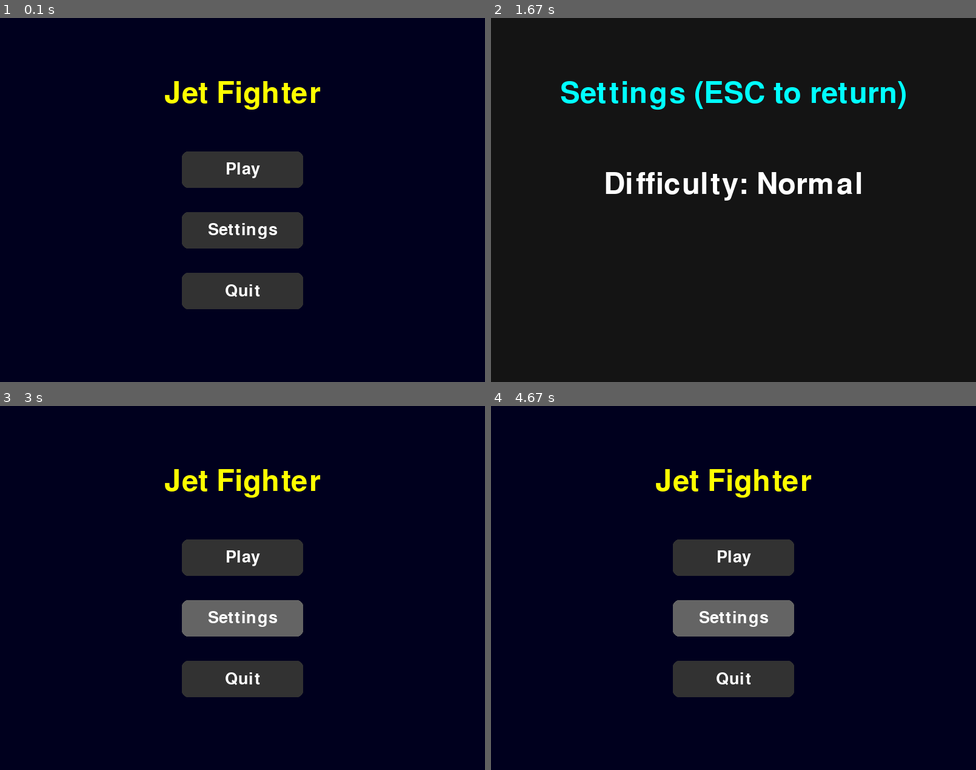
Above: before the commit, frames 1-4 (two rows, left to right).
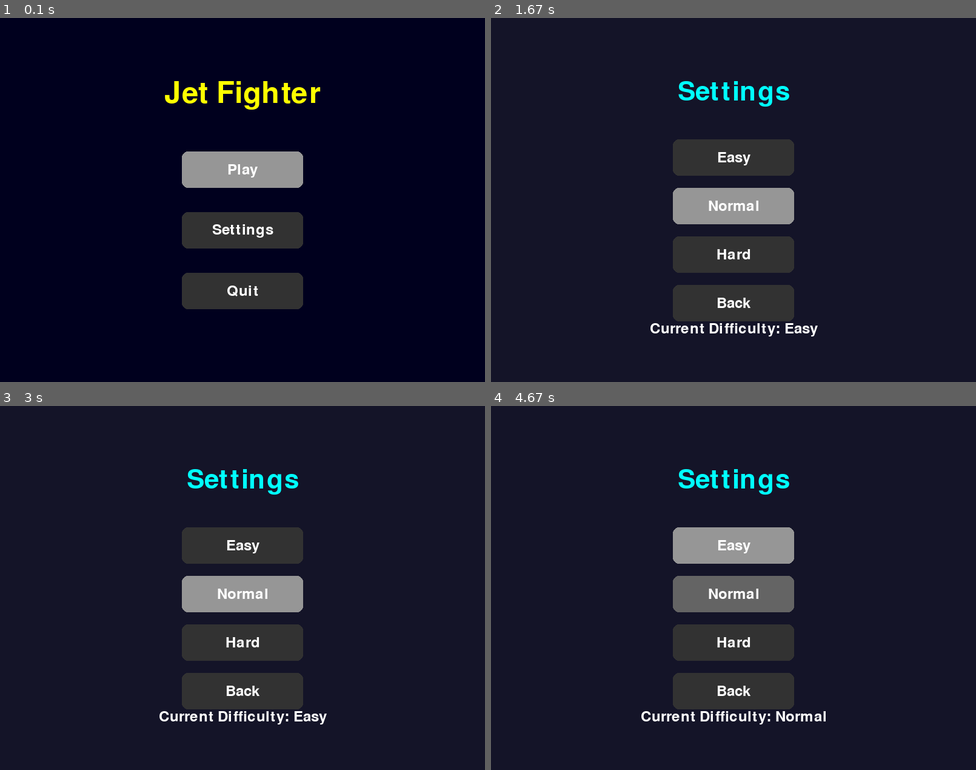
Above: after the commit, the same moments.

Repository: ztrahmet/pygame-jetfighter
Game: pygame game, started from src/main.py
Same seed, same stepped clock (60 frames per second), same inputs: the game is played once before the commit and once after it.
Inputs (mouse positions are in pixels of both pictures, inside the frame that each line leads up to):
- Up to frame 1 (0.1 s): no input
- Up to frame 2 (1.67 s): hold Up 0.33-0.8 s; click (714, 214) at 0.88 s; tap Enter at 1.17 s; hold Down from 1.5 s (still down)
- Up to frame 3 (3 s): release Down at 1.8 s; hold Esc 1.83-2.2 s; hold Up 1.83-2.2 s; hold Up 2.23-2.6 s; tap Enter at 2.63 s; hold Down from 2.97 s (still down)
- Up to frame 4 (4.67 s): release Down at 3.33 s; tap Enter at 3.37 s; hold Up 3.7-4 s; hold Down 4.03-4.33 s; hold Up from 4.37 s (still down)

The runs differ from the first frame. In frame 1, 2.8% of the frame differs, in the area x 37-63%, y 36-77%; in frame 2, 14%, in the area x 14-86%, y 17-88%; in frame 3, 11%; in frame 4, 12%.

Commit message:
Refactor UI buttons to use shared Button class with keyboard navigation
- Created `Button` and `ButtonGroup` in `button.py` to handle mouse clicks and keyboard navigation (Up/Down + Enter) across all menus.
- Updated `game.py` main menu to use `ButtonGroup`, enabling arrow key navigation and Enter activation.
- Updated `settings.py` to use `ButtonGroup` for difficulty selection and Back button, with full keyboard support.
- Updated `gameover.py` to use `ButtonGroup` for Main Menu button, preserving 10% overlay and table of top scores.
- Centralized button logic to reduce duplication and improve maintainability across game menus.

Diff:
--- /dev/null
+++ b/src/button.py
@@ -0,0 +1,77 @@
+"""
+button.py
+
+Reusable button class with keyboard and mouse support.
+"""
+
+import pygame
+
+class Button:
+    """Interactive button for Pygame with mouse and keyboard support."""
+
+    def __init__(self, text, x, y, width, height, callback,
+                 font_size=36,
+                 color_idle=(50, 50, 50),
+                 color_hover=(100, 100, 100),
+                 color_selected=(150, 150, 150),
+                 text_color=(255, 255, 255)):
+        self.text = text
+        self.rect = pygame.Rect(x, y, width, height)
+        self.callback = callback
+        self.color_idle = color_idle
+        self.color_hover = color_hover
+        self.color_selected = color_selected
+        self.text_color = text_color
+        self.font = pygame.font.SysFont(None, font_size)
+        self.selected = False
+
+    def draw(self, surface):
+        mouse_pos = pygame.mouse.get_pos()
+        if self.selected:
+            color = self.color_selected
+        elif self.rect.collidepoint(mouse_pos):
+            color = self.color_hover
+        else:
+            color = self.color_idle
+
+        pygame.draw.rect(surface, color, self.rect, border_radius=10)
+        text_surf = self.font.render(self.text, True, self.text_color)
+        surface.blit(
+            text_surf,
+            (self.rect.centerx - text_surf.get_width() // 2,
+             self.rect.centery - text_surf.get_height() // 2)
+        )
+
+    def handle_mouse_event(self, event):
+        if event.type == pygame.MOUSEBUTTONDOWN and event.button == 1:
+            if self.rect.collidepoint(event.pos):
+                self.callback()
+
+class ButtonGroup:
+    """Manages a group of buttons with keyboard and mouse navigation."""
+
+    def __init__(self, buttons):
+        self.buttons = buttons
+        self.selected_index = 0
+        if buttons:
+            self.buttons[0].selected = True
+
+    def handle_event(self, event):
+        for btn in self.buttons:
+            btn.handle_mouse_event(event)
+
+        if event.type == pygame.KEYDOWN:
+            self.buttons[self.selected_index].selected = False
+
+            if event.key == pygame.K_DOWN:
+                self.selected_index = (self.selected_index + 1) % len(self.buttons)
+            elif event.key == pygame.K_UP:
+                self.selected_index = (self.selected_index - 1) % len(self.buttons)
+            elif event.key == pygame.K_RETURN:
+                self.buttons[self.selected_index].callback()
+
+            self.buttons[self.selected_index].selected = True
+
+    def draw(self, surface):
+        for btn in self.buttons:
+            btn.draw(surface)
--- a/src/game.py
+++ b/src/game.py
@@ -1,80 +1,42 @@
 """
 game.py
 
-Main game menu with clickable buttons for navigation.
+Main menu with buttons for Play, Settings, Quit.
 """
 
 import pygame
+from src.button import Button, ButtonGroup
 from src.play import Play
 from src.settings import Screen
-
-
-class Button:
-    """Reusable button widget."""
-
-    def __init__(self, text, x, y, width, height, callback,
-                 font_size=40,
-                 color_idle=(50, 50, 50),
-                 color_hover=(100, 100, 100),
-                 text_color=(255, 255, 255)):
-
-        self.text = text
-        self.rect = pygame.Rect(x, y, width, height)
-        self.callback = callback
-        self.color_idle = color_idle
-        self.color_hover = color_hover
-        self.text_color = text_color
-        self.font = pygame.font.SysFont(None, font_size)
-
-    def draw(self, surface):
-        mouse_pos = pygame.mouse.get_pos()
-        color = self.color_hover if self.rect.collidepoint(mouse_pos) else self.color_idle
-        pygame.draw.rect(surface, color, self.rect, border_radius=10)
-
-        text_surf = self.font.render(self.text, True, self.text_color)
-        surface.blit(
-            text_surf,
-            (self.rect.centerx - text_surf.get_width() // 2,
-             self.rect.centery - text_surf.get_height() // 2)
-        )
-
-    def handle_event(self, event):
-        if event.type == pygame.MOUSEBUTTONDOWN and event.button == 1:  # Left click
-            if self.rect.collidepoint(event.pos):
-                self.callback()
-
+from src.settings import SettingsGUI
 
 class Game:
-    """Main game class to handle menu and navigation."""
+    """Main game class handling menu and navigation."""
 
-    def __init__(self) -> None:
+    def __init__(self):
         pygame.init()
         self.running = True
-        self.state = "menu"  # "menu", "play", "settings"
+        self.state = "menu"
 
-        # Setup screen
         self.screen = pygame.display.set_mode((Screen.WIDTH, Screen.HEIGHT))
         pygame.display.set_caption("Jet Fighter")
         self.clock = pygame.time.Clock()
 
-        # Fonts
         self.title_font = pygame.font.SysFont(None, 72)
 
         # Buttons
-        self.buttons = []
         self.create_menu_buttons()
 
     def create_menu_buttons(self):
-        """Create menu buttons with actions."""
         center_x = Screen.WIDTH // 2 - 100
-        self.buttons = [
+        buttons = [
             Button("Play", center_x, 220, 200, 60, self.start_play),
             Button("Settings", center_x, 320, 200, 60, self.open_settings),
             Button("Quit", center_x, 420, 200, 60, self.quit_game),
         ]
+        self.menu_buttons = ButtonGroup(buttons)
 
     def run(self):
-        """Main loop for menu and state handling."""
         while self.running:
             self.clock.tick(Screen.FPS)
             if self.state == "menu":
@@ -83,8 +45,7 @@
             elif self.state == "play":
                 self.start_play()
             elif self.state == "settings":
-                self.settings_events()
-                self.settings_draw()
+                self.open_settings()
 
         pygame.quit()
 
@@ -93,50 +54,27 @@
         for event in pygame.event.get():
             if event.type == pygame.QUIT:
                 self.running = False
-            for btn in self.buttons:
-                btn.handle_event(event)
+            self.menu_buttons.handle_event(event)
 
     def menu_draw(self):
         self.screen.fill((0, 0, 30))
         title = self.title_font.render("Jet Fighter", True, (255, 255, 0))
         self.screen.blit(title, (Screen.WIDTH // 2 - title.get_width() // 2, 100))
-
-        for btn in self.buttons:
-            btn.draw(self.screen)
-
+        self.menu_buttons.draw(self.screen)
         pygame.display.flip()
 
     # ---------------- PLAY ----------------
     def start_play(self):
-        """Start the actual game loop."""
         play = Play()
         result = play.run()
-
         if result == "gameover":
-            # After game over, return to menu
             self.state = "menu"
 
     # ---------------- SETTINGS ----------------
     def open_settings(self):
-        self.state = "settings"
-
-    def settings_events(self):
-        for event in pygame.event.get():
-            if event.type == pygame.QUIT:
-                self.running = False
-            elif event.type == pygame.KEYDOWN:
-                if event.key == pygame.K_ESCAPE:
-                    self.state = "menu"
-
-    def settings_draw(self):
-        self.screen.fill((20, 20, 20))
-        settings_title = self.title_font.render("Settings (ESC to return)", True, (0, 255, 255))
-        self.screen.blit(settings_title, (Screen.WIDTH // 2 - settings_title.get_width() // 2, 100))
-
-        difficulty_text = self.title_font.render("Difficulty: Normal", True, (255, 255, 255))
-        self.screen.blit(difficulty_text, (Screen.WIDTH // 2 - difficulty_text.get_width() // 2, 250))
-
-        pygame.display.flip()
+        settings = SettingsGUI(self.screen)
+        settings.run()
+        self.state = "menu"
 
     # ---------------- QUIT ----------------
     def quit_game(self):
--- a/src/gameover.py
+++ b/src/gameover.py
@@ -1,96 +1,47 @@
 """
 gameover.py
 
-Game Over screen with top 5 high scores in a table format and Main Menu button.
+Game Over screen with top 5 scores in table format and Main Menu button.
 """
 
 import pygame
 from src.settings import Screen
 from src.database import Database
-
-
-class Button:
-    """Reusable button widget."""
-
-    def __init__(self, text, x, y, width, height, callback,
-                 font_size=40,
-                 color_idle=(50, 50, 50),
-                 color_hover=(100, 100, 100),
-                 text_color=(255, 255, 255)):
-
-        self.text = text
-        self.rect = pygame.Rect(x, y, width, height)
-        self.callback = callback
-        self.color_idle = color_idle
-        self.color_hover = color_hover
-        self.text_color = text_color
-        self.font = pygame.font.SysFont(None, font_size)
-
-    def draw(self, surface):
-        mouse_pos = pygame.mouse.get_pos()
-        color = self.color_hover if self.rect.collidepoint(mouse_pos) else self.color_idle
-        pygame.draw.rect(surface, color, self.rect, border_radius=10)
-
-        text_surf = self.font.render(self.text, True, self.text_color)
-        surface.blit(
-            text_surf,
-            (self.rect.centerx - text_surf.get_width() // 2,
-             self.rect.centery - text_surf.get_height() // 2)
-        )
-
-    def handle_event(self, event):
-        if event.type == pygame.MOUSEBUTTONDOWN and event.button == 1:
-            if self.rect.collidepoint(event.pos):
-                self.callback()
-
+from src.button import Button, ButtonGroup
 
 class GameOver:
-    """Displays Game Over screen with top 5 scores in table format."""
+    """Game Over screen."""
 
-    def __init__(self, score: int, background_surface: pygame.Surface):
+    def __init__(self, score, background_surface):
         pygame.init()
         self.running = True
         self.score = score
-
-        # Capture game screen
         self.background_surface = background_surface.copy()
 
-        # Database for scores
+        # Database
         self.db = Database()
-        # List of tuples: (score, date_string)
         self.top_scores = self.db.get_high_scores(5)
 
-        # Setup screen
         self.screen = pygame.display.set_mode((Screen.WIDTH, Screen.HEIGHT))
-        pygame.display.set_caption("Game Over")
-
         self.clock = pygame.time.Clock()
         self.font_title = pygame.font.SysFont(None, 72)
         self.font_header = pygame.font.SysFont(None, 48)
         self.font_cell = pygame.font.SysFont(None, 36)
 
-        # Button
+        # Main Menu button
         btn_width, btn_height = 250, 60
-        self.menu_button = Button(
-            text="Main Menu",
-            x=Screen.WIDTH // 2 - btn_width // 2,
-            y=500,
-            width=btn_width,
-            height=btn_height,
-            callback=self.return_to_menu,
-        )
+        menu_btn = Button("Main Menu", Screen.WIDTH//2 - btn_width//2, 500, btn_width, btn_height, self.exit)
+        self.button_group = ButtonGroup([menu_btn])
 
-        # Transparent overlay (10%)
+        # Overlay
         self.overlay = pygame.Surface((Screen.WIDTH, Screen.HEIGHT))
-        self.overlay.fill((0, 0, 0))
-        self.overlay.set_alpha(25)  # ~10% opacity
+        self.overlay.fill((0,0,0))
+        self.overlay.set_alpha(25)
 
-    def return_to_menu(self):
-        """Stop the Game Over screen and return to menu."""
+    def exit(self):
         self.running = False
 
     def run(self):
-        """Show Game Over screen until player clicks Main Menu."""
         while self.running:
             self.clock.tick(Screen.FPS)
             self.handle_events()
@@ -100,57 +51,49 @@
         for event in pygame.event.get():
             if event.type == pygame.QUIT:
                 self.running = False
-            self.menu_button.handle_event(event)
+            self.button_group.handle_event(event)
 
     def draw(self):
-        # Draw last game frame as background
-        self.screen.blit(self.background_surface, (0, 0))
+        self.screen.blit(self.background_surface, (0,0))
+        self.screen.blit(self.overlay, (0,0))
 
-        # Draw semi-transparent overlay (10% opacity)
-        self.screen.blit(self.overlay, (0, 0))
-
-        # Draw "GAME OVER" title
-        title = self.font_title.render("GAME OVER", True, (255, 0, 0))
-        self.screen.blit(title, (Screen.WIDTH // 2 - title.get_width() // 2, 50))
+        # Title
+        title = self.font_title.render("GAME OVER", True, (255,0,0))
+        self.screen.blit(title, (Screen.WIDTH//2 - title.get_width()//2, 50))
 
         # Table headers
         header_y = 180
-        col_widths = [100, 150, 200]  # Rank, Score, Date
-        table_width = sum(col_widths) + 40  # spacing between columns
-        start_x = Screen.WIDTH // 2 - table_width // 2
+        col_widths = [100,150,200]
+        table_width = sum(col_widths) + 40
+        start_x = Screen.WIDTH//2 - table_width//2
 
         col_rank = start_x
         col_score = col_rank + col_widths[0] + 20
         col_date = col_score + col_widths[1] + 20
 
-        header_rank = self.font_header.render("Rank", True, (255, 255, 0))
-        header_score = self.font_header.render("Score", True, (255, 255, 0))
-        header_date = self.font_header.render("Date", True, (255, 255, 0))
+        header_rank = self.font_header.render("Rank", True, (255,255,0))
+        header_score = self.font_header.render("Score", True, (255,255,0))
+        header_date = self.font_header.render("Date", True, (255,255,0))
 
         self.screen.blit(header_rank, (col_rank, header_y))
         self.screen.blit(header_score, (col_score, header_y))
         self.screen.blit(header_date, (col_date, header_y))
 
-        # Draw horizontal line under header
-        pygame.draw.line(self.screen, (255, 255, 255), (start_x, header_y + 50), (start_x + table_width, header_y + 50), 2)
+        pygame.draw.line(self.screen, (255,255,255), (start_x, header_y+50), (start_x+table_width, header_y+50), 2)
 
-        # Draw table rows
+        # Table rows
         row_y = header_y + 70
         rank = 1
         for entry in self.top_scores:
-            rank_text = self.font_cell.render(str(rank), True, (255, 255, 255))
-            score_text = self.font_cell.render(str(entry[0]), True, (255, 255, 255))
-            date_text = self.font_cell.render(str(entry[1]), True, (255, 255, 255))
+            rank_text = self.font_cell.render(str(rank), True, (255,255,255))
+            score_text = self.font_cell.render(str(entry[0]), True, (255,255,255))
+            date_text = self.font_cell.render(str(entry[1]), True, (255,255,255))
 
             self.screen.blit(rank_text, (col_rank, row_y))
             self.screen.blit(score_text, (col_score, row_y))
             self.screen.blit(date_text, (col_date, row_y))
-
             row_y += 50
             rank += 1
 
-        # Draw Main Menu button
-        self.menu_button.draw(self.screen)
-
-        # Update display
+        self.button_group.draw(self.screen)
         pygame.display.flip()
--- a/src/settings.py
+++ b/src/settings.py
@@ -3,6 +3,9 @@
 
 Global configuration constants for the game, including screen, player, and enemy settings.
 """
+
+import pygame
+from src.button import Button, ButtonGroup
 
 
 class Screen:
@@ -29,3 +32,65 @@
 class Enemy:
     """Enemy configuration constants."""
     SPEED = 3
+
+class SettingsGUI:
+    """Settings GUI with buttons."""
+
+    def __init__(self, screen):
+        self.screen = screen
+        self.running = True
+        self.clock = pygame.time.Clock()
+        self.title_font = pygame.font.SysFont(None, 64)
+        self.create_buttons()
+
+    def create_buttons(self):
+        center_x = Screen.WIDTH // 2 - 100
+        y_start = 200
+        spacing = 80
+
+        buttons = []
+
+        # Difficulty buttons
+        for i, diff in enumerate(["Easy", "Normal", "Hard"]):
+            def make_callback(d=diff):
+                return lambda: self.set_difficulty(d)
+            btn = Button(diff, center_x, y_start + i*spacing, 200, 60, make_callback())
+            buttons.append(btn)
+
+        # Back button
+        back_btn = Button("Back", center_x, y_start + len(["Easy","Normal","Hard"])*spacing, 200, 60, self.exit)
+        buttons.append(back_btn)
+
+        self.button_group = ButtonGroup(buttons)
+
+    def set_difficulty(self, difficulty):
+        Game.DIFFICULTY = difficulty
+
+    def exit(self):
+        self.running = False
+
+    def handle_events(self):
+        for event in pygame.event.get():
+            if event.type == pygame.QUIT:
+                self.running = False
+            self.button_group.handle_event(event)
+            if event.type == pygame.KEYDOWN and event.key == pygame.K_ESCAPE:
+                self.exit()
+
+    def draw(self):
+        self.screen.fill((20, 20, 40))
+        title = self.title_font.render("Settings", True, (0, 255, 255))
+        self.screen.blit(title, (Screen.WIDTH // 2 - title.get_width() // 2, 100))
+
+        info_font = pygame.font.SysFont(None, 36)
+        info_text = info_font.render(f"Current Difficulty: {Game.DIFFICULTY}", True, (255,255,255))
+        self.screen.blit(info_text, (Screen.WIDTH//2 - info_text.get_width()//2, 500))
+
+        self.button_group.draw(self.screen)
+        pygame.display.flip()
+
+    def run(self):
+        while self.running:
+            self.clock.tick(Screen.FPS)
+            self.handle_events()
+            self.draw()
